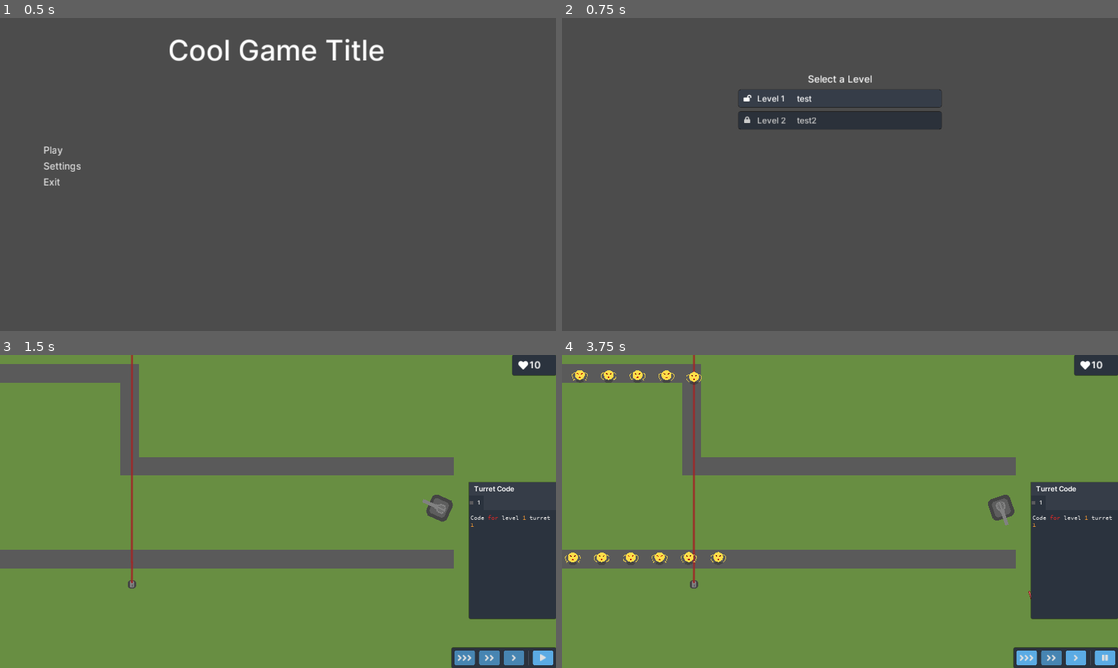
Above: before the commit, frames 1-4 (two rows, left to right).
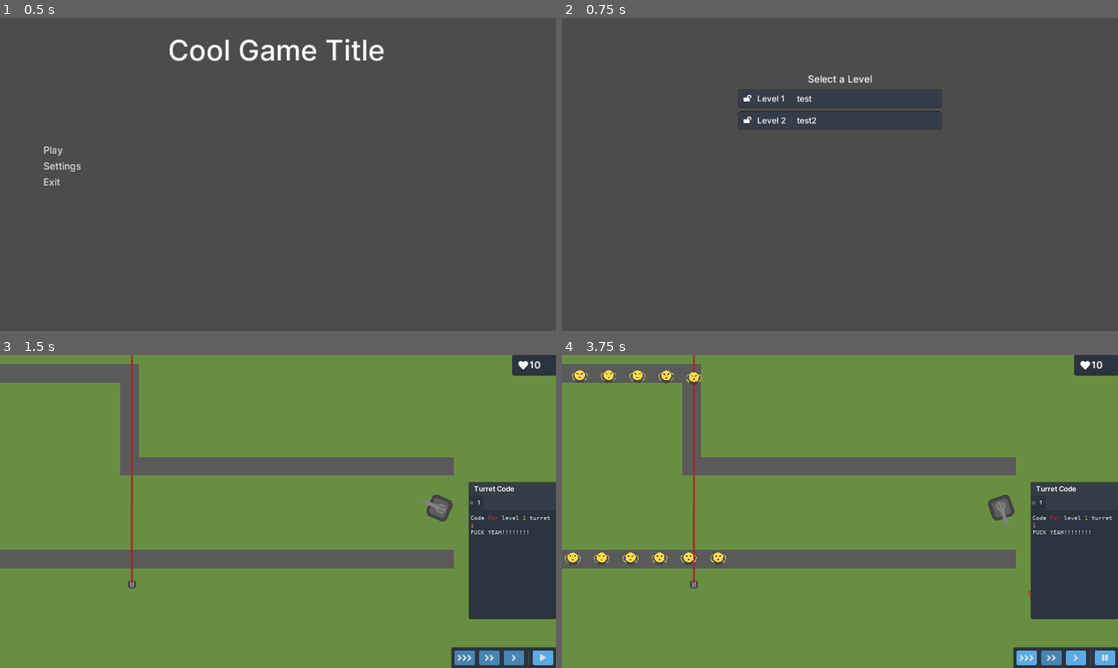
Above: after the commit, the same moments.

Repository: Latiang/tower-defense-godot
Game: Godot game, scene res://objects/Main.tscn
Two runs of this game, one before a commit and one after it. Both use one fixed random seed, a clock stepped at 60 frames per second and the inputs below.
Inputs (mouse positions are in pixels of both pictures, inside the frame that each line leads up to):
- Up to frame 1 (0.5 s): no input
- Up to frame 2 (0.75 s): click "Play" at 0.5 s
- Up to frame 3 (1.5 s): tap Enter at 1.25 s; move the mouse to (278, 436) at 1.27 s; press the mouse at (278, 436) at 1.28 s
- Up to frame 4 (3.75 s): release the mouse at (840, 436) at 2 s; click "" at 2 s; click "" at 2.75 s; click "" at 3.5 s

Frame 1 is identical in both runs. In frame 2, 0.1% of the frame differs, in the area x 32-46%, y 31-34%; in frame 3, less than 0.1%; in frame 4, 0.2%, in the area x 0-95%, y 4-67%.

Commit message:
Move Enemy functionality into a base node which allows for faster creation of enemy types

Diff:
--- /dev/null
+++ b/src/objects/BaseEnemy.tscn
@@ -0,0 +1,33 @@
+[gd_scene load_steps=4 format=2]
+
+[ext_resource path="res://objects/BaseEnemy.gd" type="Script" id=1]
+
+[sub_resource type="CapsuleShape2D" id=1]
+radius = 8.5
+height = 4.0
+
+[sub_resource type="SpriteFrames" id=2]
+animations = [ {
+"frames": [  ],
+"loop": true,
+"name": "default",
+"speed": 5.0
+} ]
+
+[node name="BaseEnemy" type="PathFollow2D" groups=[
+"Enemy",
+]]
+rotate = false
+loop = false
+script = ExtResource( 1 )
+
+[node name="Area2D" type="Area2D" parent="."]
+collision_layer = 1025
+collision_mask = 1025
+
+[node name="EnemyCollisionShape" type="CollisionShape2D" parent="Area2D"]
+shape = SubResource( 1 )
+
+[node name="EnemySprite" type="AnimatedSprite" parent="Area2D"]
+frames = SubResource( 2 )
+[connection signal="body_entered" from="Area2D" to="." method="_on_Area2D_body_entered"]
--- a/src/objects/CodeWindow.tscn
+++ b/src/objects/CodeWindow.tscn
@@ -45,6 +45,7 @@
 
 [sub_resource type="DynamicFont" id=14]
 size = 20
+use_filter = true
 font_data = ExtResource( 3 )
 
 [sub_resource type="Theme" id=15]
--- a/src/objects/Enemy.tscn
+++ /dev/null
@@ -1,36 +0,0 @@
-[gd_scene load_steps=5 format=2]
-
-[ext_resource path="res://objects/Enemy.gd" type="Script" id=1]
-[ext_resource path="res://assets/textures/enemy.png" type="Texture" id=2]
-
-[sub_resource type="SpriteFrames" id=1]
-animations = [ {
-"frames": [ ExtResource( 2 ) ],
-"loop": true,
-"name": "default",
-"speed": 5.0
-} ]
-
-[sub_resource type="CapsuleShape2D" id=2]
-radius = 17.3055
-height = 0.152893
-
-[node name="Enemy" type="PathFollow2D" groups=[
-"Enemy",
-]]
-rotate = false
-loop = false
-script = ExtResource( 1 )
-
-[node name="Area2D" type="Area2D" parent="."]
-collision_layer = 1025
-collision_mask = 1025
-
-[node name="AnimatedSprite" type="AnimatedSprite" parent="Area2D"]
-position = Vector2( 0.208023, -0.729065 )
-frames = SubResource( 1 )
-
-[node name="CollisionShape2D" type="CollisionShape2D" parent="Area2D"]
-position = Vector2( 0.187363, -0.539261 )
-shape = SubResource( 2 )
-[connection signal="body_entered" from="Area2D" to="." method="_on_Area2D_body_entered"]
--- /dev/null
+++ b/src/objects/GruntEnemy.tscn
@@ -0,0 +1,17 @@
+[gd_scene load_steps=4 format=2]
+
+[ext_resource path="res://objects/BaseEnemy.tscn" type="PackedScene" id=1]
+[ext_resource path="res://assets/textures/enemy.png" type="Texture" id=2]
+
+[sub_resource type="SpriteFrames" id=1]
+animations = [ {
+"frames": [ ExtResource( 2 ) ],
+"loop": true,
+"name": "default",
+"speed": 5.0
+} ]
+
+[node name="GruntEnemy" instance=ExtResource( 1 )]
+
+[node name="EnemySprite" parent="Area2D" index="1"]
+frames = SubResource( 1 )
--- a/src/objects/LevelSelectionMenu.gd
+++ b/src/objects/LevelSelectionMenu.gd
@@ -17,7 +17,6 @@
 		new_level_panel.level_number = i
 		new_level_panel.level_name = level_info["description"]
 		new_level_panel.update_children_properties()
-		print(level_info["status"])
 		if level_info["status"] == 0:
 			new_level_panel.lock()
 		elif level_info["status"] == 1 || level_info["status"] == 2:
--- a/src/objects/MobPath.gd
+++ b/src/objects/MobPath.gd
@@ -14,7 +14,7 @@
 
 # Spawn an enemy
 func spawn():
-	var mob = preload("res://objects/Enemy.tscn").instance()
+	var mob = preload("res://objects/GruntEnemy.tscn").instance()
 	mob.speed_multiplier = time_scale
 	mob.connect("base_damage", get_parent().get_parent(), "_on_Level_base_damage")
 	add_child(mob)
--- /dev/null
+++ b/src/saves/save1.json
@@ -0,0 +1 @@
+{"levels":[{"description":"test","file":"TestLevel1","status":2,"turret_code":["Code for level 1 turret 1\nFUCK YEAH!!!!!!!!"]},{"description":"test2","file":"TestLevel2","status":2,"turret_code":["Code for level 2 turret 1","Code for level 2 turret 2"]}]}
Renamed: src/objects/Enemy.gd -> src/objects/BaseEnemy.gd
